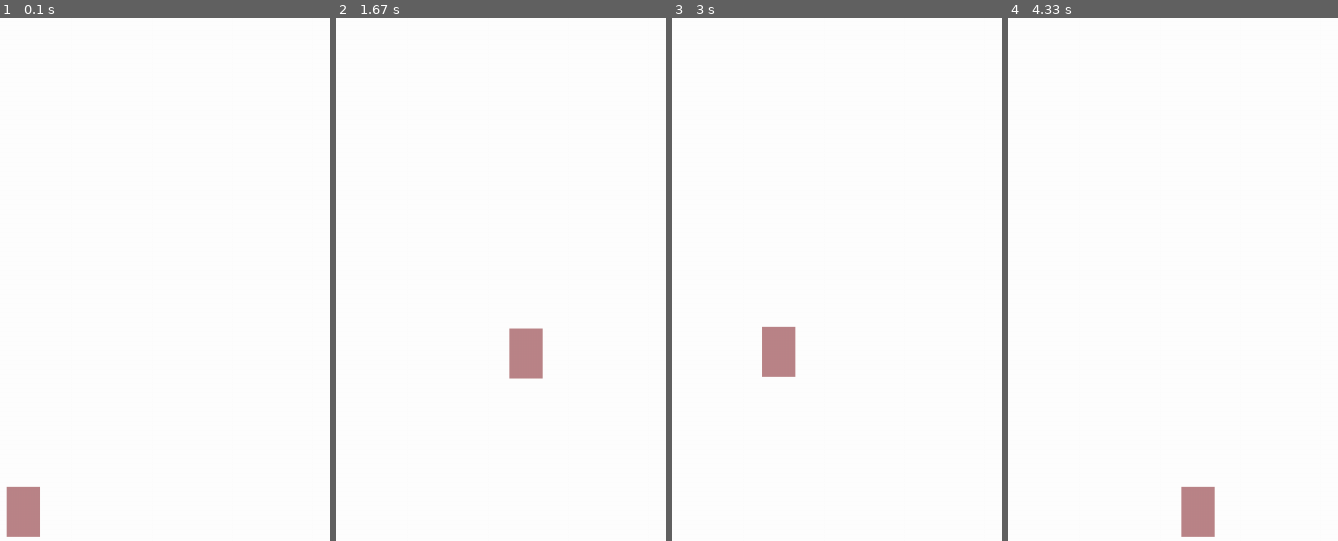
Above: before the commit, frames 1-4 (left to right).
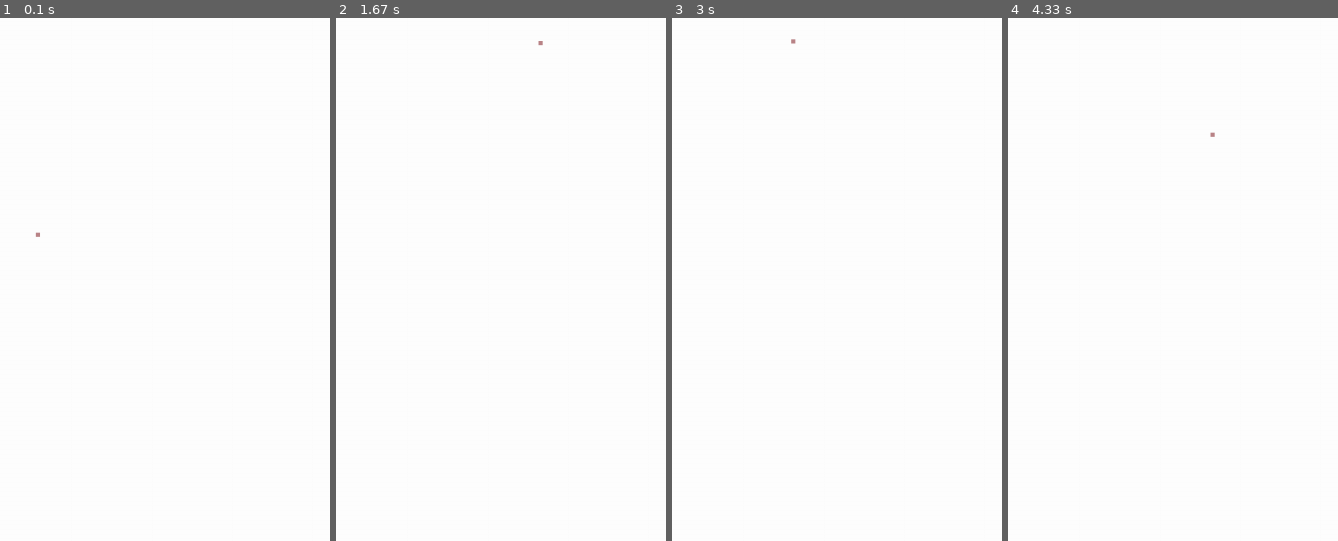
Above: after the commit, the same moments.

Repository: vanessa13001/pendu
Game: pygame game, started from tests/adeline_pygame_test.py
Two runs of this game, one before a commit and one after it. Both use one fixed random seed, a clock stepped at 60 frames per second and the inputs below.
Inputs:
- Up to frame 1 (0.1 s): no input
- Up to frame 2 (1.67 s): tap Z at 0.33, 0.73, 1.03, 1.23, 1.57 s; hold Right 0.67-1.13 s; tap Space at 0.82 s; hold Up 1.17-1.47 s; hold Right from 1.5 s (still down)
- Up to frame 3 (3 s): tap Z at 1.87, 2.07, 2.37, 2.97 s; release Right at 1.97 s; hold Left 2-2.53 s; tap Space at 2.15 s; hold Left from 2.9 s (still down)
- Up to frame 4 (4.33 s): release Left at 3.3 s; hold Up 3.33-3.7 s; tap Z at 3.4, 3.8, 4.1 s; tap Space at 3.48 s; hold D from 3.73 s (still down)

The runs differ from the first frame. In frame 1, 1.0% of the frame differs, in the area x 1-13%, y 40-100%; in frame 2, 1.0%, in the area x 52-63%, y 4-70%; in frame 3, 1.0%; in frame 4, 1.0%.

Commit message:
fix (reset_user_record): display success erase message if player exists

Diff:
--- a/IHMTEST/ihmballoon.py
+++ b/IHMTEST/ihmballoon.py
@@ -40,11 +40,7 @@
 screen = pygame.display.set_mode(res)
 
 # Chargement de l'image
-<<<<<<< HEAD
-image = pygame.image.load('3.png').convert()
-=======
-image = pygame.image.load('./IHMTEST/2.png').convert()
->>>>>>> f6d1b0f20dbf930c97f077eaf873ba33bd05cf4c
+image = pygame.image.load('./IHMTEST/3.png').convert()
 
 # Position initiale de l'image
 x = 0
--- a/scores/manage_scores.py
+++ b/scores/manage_scores.py
@@ -66,11 +66,13 @@
 
     if player in record:
         del record[player]
+        with open(scores_file, "w") as file:
+            json.dump(record, file, indent=4)
+            print(f"l'historique de {player} a été supprimé avec succès")
+
     else:
         print(f"Il n'est pas possible de supprimer l'historique de {player} car ce joueur n'existe pas")
 
-    with open(scores_file, "w") as file:
-        json.dump(record, file, indent=4)
-        print(f"l'historique de {player} a été supprimé avec succès")
+
 
 # def restore_record(scores_file):
--- a/scores/scores_file.json
+++ b/scores/scores_file.json
@@ -1,12 +1,12 @@
 {
     "florence": {
-        "points": 3,
-        "victoires": 4,
+        "points": 4,
+        "victoires": 5,
         "defaites": 1
     },
     "adeline": {
-        "points": 5,
-        "victoires": 7,
+        "points": 6,
+        "victoires": 8,
         "defaites": 2
     },
     "test": {
--- a/tests/adeline_pygame_test.py
+++ b/tests/adeline_pygame_test.py
@@ -7,18 +7,18 @@
 screen_size=(screen_width,screen_height)
 screen = pygame.display.set_mode(screen_size)
 pygame.display.set_caption("First attempt")
-width = 40
-height = 60
+
+width = 5
+height = 5
 
 vel = 20
 padding = 5
 
 x = screen_width/2 - width # x position of object
-y = screen_height - height - padding # y position of object
+y = screen_height/2 - height - padding # y position of object
 
 is_jump = False
 jump_count = 10
-
 
 def redraw_game_window():
     screen.fill((255,255,255)) # background color of game window
@@ -43,17 +43,18 @@
         x += vel
 
     if not is_jump:
-    #     if (keys[pygame.K_UP] or keys[pygame.K_z]) and y > 0 + vel :
-    #         y -= vel
+        if (keys[pygame.K_UP] or keys[pygame.K_z]) and y > 0 + vel :
+            y -= vel
 
-    #     if (keys[pygame.K_DOWN] or keys[pygame.K_s]) and y < screen_height - height - vel:
-    #         y += vel
+        if (keys[pygame.K_DOWN] or keys[pygame.K_s]) and y < screen_height - height - vel:
+            y += vel
 
         if keys[pygame.K_SPACE]:
             is_jump = True
     else:
         if jump_count >= -10:
             negative = 1
+
             if jump_count < 0:
                 negative = -1
 
--- a/words/words.txt
+++ b/words/words.txt
@@ -50,7 +50,7 @@
 télévision
 peut-être
 Thibault
-ryhad
+Ryhad
 noël
 jojo's bizarre adventure
 this is the way
